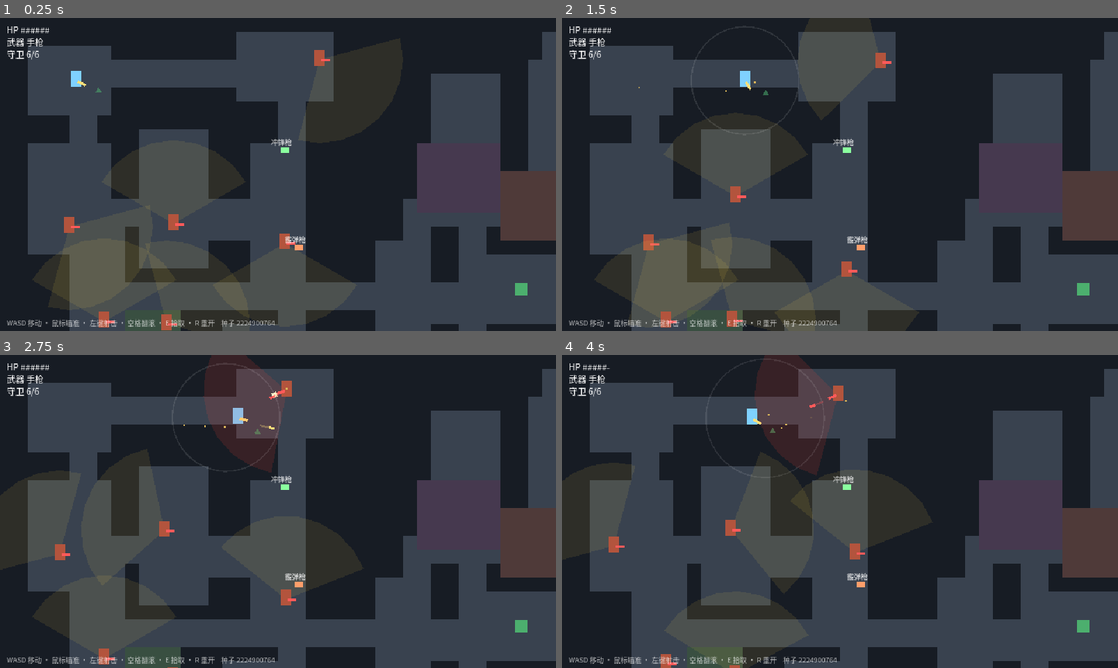
Above: before the commit, frames 1-4 (two rows, left to right).
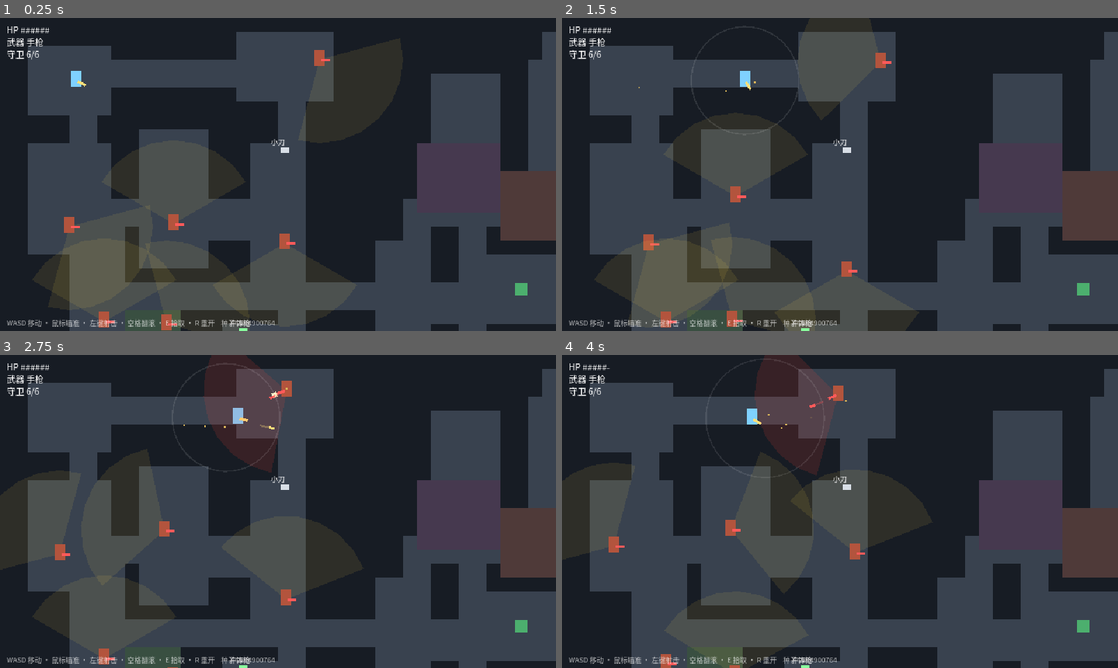
Above: after the commit, the same moments.

Repository: 1qw234e3/squid-rogue
Game: Godot game, scene res://scenes/m0/M0Arena.tscn
The game is run twice, just before and just after one commit, with the same random seed, the same clock (stepped at 60 frames per second) and the same inputs.
Inputs (mouse positions are in pixels of both pictures, inside the frame that each line leads up to):
- Up to frame 1 (0.25 s): no input
- Up to frame 2 (1.5 s): tap Enter at 0.5 s; move the mouse to (962, 158) at 0.52 s; press the mouse at (962, 158) at 0.53 s; hold D (move_right) 0.53-1.25 s; tap Space (roll) at 0.6 s; release the mouse at (962, 158) at 1.25 s; drag from (728, 190) to (1084, 290) at 1.27 s
- Up to frame 3 (2.75 s): move the mouse to (333, 442) at 2.02 s; press the mouse at (333, 442) at 2.03 s; hold D (move_right) from 2.03 s (still down); tap E (interact) at 2.1 s
- Up to frame 4 (4 s): release D (move_right) at 2.75 s; release the mouse at (895, 442) at 2.75 s; drag from (812, 574) to (840, 430) at 2.77 s; move the mouse to (1006, 558) at 3.52 s; press the mouse at (1006, 558) at 3.53 s; hold A (move_left) from 3.53 s (still down)

The runs differ from the first frame. In frame 1, 0.2% of the frame differs, in the area x 17-55%, y 22-100%; in frame 2, 0.2%; in frame 3, 0.2%, in the area x 41-55%, y 23-100%; in frame 4, 0.2%.

Commit message:
[m0] 武器库扩充:步枪+近战(无声) / 枪声重做 / 删出口箭头
- 新武器:步枪(高伤高速精准,noise 160)、小刀(快)、消防斧(慢重,一斧秒守卫)
- 近战 noise=0,接通噪音系统成为无声击杀流核心;扇形判定+不可隔墙砍+挥砍弧光
- 枪声重做:低频方波身体+噪声尾+tanh软削波,手枪/冲锋'砰'、霰弹/步枪'轰';
  新增挥砍与近战命中音
- 地图武器箱改为每局随机3把且近战保底1把;守卫掉落池加入步枪
- 移除出口箭头(试玩反馈:没用)

Co-Authored-By: Claude Fable 5 <noreply@anthropic.com>

Diff:
--- a/scripts/actors/guard.gd
+++ b/scripts/actors/guard.gd
@@ -303,8 +303,9 @@
 	Game.play_sfx_at("kill", global_position)
 	# 40% 掉武器:反杀的核心奖励(设计文档 §3.7)
 	if randf() < 0.4:
+		var drop_pool: Array = [Weapon.SMG, Weapon.SHOTGUN, Weapon.RIFLE]
 		var p := Pickup.new()
-		p.setup(Weapon.SMG if randf() < 0.5 else Weapon.SHOTGUN)
+		p.setup(drop_pool[randi() % drop_pool.size()])
 		get_tree().current_scene.add_child(p)
 		p.global_position = global_position
 	# 尸体占位:一块停留几秒后淡出的色块
--- a/scripts/autoload/game.gd
+++ b/scripts/autoload/game.gd
@@ -4,6 +4,9 @@
 
 const SFX_PATHS := {
 	"shoot": "res://assets/sfx/shoot.wav",
+	"shoot_heavy": "res://assets/sfx/shoot_heavy.wav",
+	"swing": "res://assets/sfx/swing.wav",
+	"melee_hit": "res://assets/sfx/melee_hit.wav",
 	"hit": "res://assets/sfx/hit.wav",
 	"kill": "res://assets/sfx/kill.wav",
 	"roll": "res://assets/sfx/roll.wav",
--- /dev/null
+++ b/scripts/combat/slash_fx.gd
@@ -0,0 +1,23 @@
+extends Node2D
+## 近战挥砍弧光:一道快速淡出的圆弧,半径 = 攻击距离,扫角 = 攻击弧度。
+## 玩家得看见自己打了多大一片,近战判定才不显得玄学。
+
+const DURATION := 0.12
+
+var arc := PI * 0.7
+var range_px := 24.0
+var color := Color.WHITE
+var t := 0.0
+
+
+func _process(delta: float) -> void:
+	t += delta
+	if t >= DURATION:
+		queue_free()
+		return
+	queue_redraw()
+
+
+func _draw() -> void:
+	var k := 1.0 - t / DURATION
+	draw_arc(Vector2.ZERO, range_px, -arc / 2.0, arc / 2.0, 16, Color(color.r, color.g, color.b, 0.55 * k), 3.0)
--- a/scripts/combat/weapon.gd
+++ b/scripts/combat/weapon.gd
@@ -5,23 +5,42 @@
 
 const Bullet := preload("res://scripts/combat/bullet.gd")
 const NoiseRing := preload("res://scripts/combat/noise_ring.gd")
+const SlashFx := preload("res://scripts/combat/slash_fx.gd")
 
-# noise = 枪声噪音半径(设计议题 1.3):圈内守卫会赶来查看。守卫步枪不触发(0)
+# noise = 噪音半径(设计议题 1.3):圈内守卫会赶来查看。
+# 近战 noise=0 —— 无声击杀流的核心,与潜行系统直接挂钩
 const PISTOL := {
 	"name": "手枪", "fire_rate": 4.0, "bullets": 1, "spread": 0.06,
-	"bullet_speed": 280.0, "damage": 1, "shake": 1.5, "noise": 130.0, "color": Color("ffe07a"),
+	"bullet_speed": 280.0, "damage": 1, "shake": 1.5, "noise": 130.0,
+	"sfx": "shoot", "color": Color("ffe07a"),
 }
 const SMG := {
 	"name": "冲锋枪", "fire_rate": 9.0, "bullets": 1, "spread": 0.16,
-	"bullet_speed": 300.0, "damage": 1, "shake": 1.2, "noise": 110.0, "color": Color("8aff9e"),
+	"bullet_speed": 300.0, "damage": 1, "shake": 1.2, "noise": 110.0,
+	"sfx": "shoot", "color": Color("8aff9e"),
 }
 const SHOTGUN := {
 	"name": "霰弹枪", "fire_rate": 1.6, "bullets": 5, "spread": 0.38,
-	"bullet_speed": 250.0, "damage": 1, "shake": 4.0, "noise": 180.0, "color": Color("ff9e6b"),
+	"bullet_speed": 250.0, "damage": 1, "shake": 4.0, "noise": 180.0,
+	"sfx": "shoot_heavy", "color": Color("ff9e6b"),
+}
+const RIFLE := {
+	"name": "步枪", "fire_rate": 2.2, "bullets": 1, "spread": 0.02,
+	"bullet_speed": 420.0, "damage": 2, "shake": 2.5, "noise": 160.0,
+	"sfx": "shoot_heavy", "color": Color("9ecbff"),
 }
 const GUARD_RIFLE := {
 	"name": "守卫步枪", "fire_rate": 1.3, "bullets": 1, "spread": 0.1,
-	"bullet_speed": 190.0, "damage": 1, "shake": 0.0, "noise": 0.0, "color": Color("ff5a5a"),
+	"bullet_speed": 190.0, "damage": 1, "shake": 0.0, "noise": 0.0,
+	"sfx": "shoot_heavy", "color": Color("ff5a5a"),
+}
+const KNIFE := {
+	"name": "小刀", "type": "melee", "fire_rate": 3.5, "damage": 1,
+	"range": 24.0, "arc": PI * 0.7, "shake": 1.0, "noise": 0.0, "color": Color("d8dee6"),
+}
+const AXE := {
+	"name": "消防斧", "type": "melee", "fire_rate": 1.1, "damage": 3,
+	"range": 30.0, "arc": PI * 0.9, "shake": 3.0, "noise": 0.0, "color": Color("ff6b6b"),
 }
 
 var stats := PISTOL
@@ -66,16 +85,20 @@
 	if cooldown > 0.0:
 		return
 	cooldown = 1.0 / (float(stats.fire_rate) * Tune.fire_rate_scale)
+	if str(stats.get("type", "gun")) == "melee":
+		_melee_attack()
+		return
 	for i in int(stats.bullets):
 		var ang: float = rotation + randf_range(-stats.spread, stats.spread)
 		var b := Bullet.new()
 		get_tree().current_scene.add_child(b)
 		b.launch(global_position + Vector2.from_angle(ang) * 12.0, ang, stats, shooter_group, bullet_mask)
 	Game.shake(stats.shake)
+	var sfx := str(stats.get("sfx", "shoot"))
 	if shooter_group == "guards":
-		Game.play_sfx_at("shoot", global_position, 0.8)  # 守卫枪声:带方位 + 低八度
+		Game.play_sfx_at(sfx, global_position, 0.85)  # 守卫枪声:带方位 + 低音调
 	else:
-		Game.play_sfx("shoot")
+		Game.play_sfx(sfx)
 	# 枪声广播噪音事件,并给玩家画出"这一枪谁能听见"的可视化圈
 	var noise := float(stats.get("noise", 0.0))
 	if noise > 0.0:
@@ -87,6 +110,35 @@
 			ring.global_position = global_position
 	_muzzle_flash()
 	_eject_shell()
+
+
+## 近战:扇形范围内、未被墙挡住的敌人全部吃伤害。无枪口火光无抛壳无噪音
+func _melee_attack() -> void:
+	var enemy_group := "guards" if shooter_group == "player" else "player"
+	var dir := Vector2.from_angle(rotation)
+	var reach: float = float(stats.range) + 10.0  # 容差:目标有体积
+	for body in get_tree().get_nodes_in_group(enemy_group):
+		if not (body is Node2D) or not body.has_method("take_damage"):
+			continue
+		var to: Vector2 = body.global_position - global_position
+		if to.length() > reach or absf(dir.angle_to(to)) > float(stats.arc) / 2.0:
+			continue
+		# 不能隔墙砍
+		var params := PhysicsRayQueryParameters2D.create(global_position, body.global_position, 1)
+		if not get_world_2d().direct_space_state.intersect_ray(params).is_empty():
+			continue
+		body.take_damage(stats.damage, to.normalized())
+		Game.hitstop()
+		Game.play_sfx("melee_hit")
+	Game.shake(stats.shake)
+	Game.play_sfx("swing")
+	var slash := SlashFx.new()
+	slash.arc = stats.arc
+	slash.range_px = stats.range
+	slash.color = stats.color
+	get_tree().current_scene.add_child(slash)
+	slash.global_position = global_position
+	slash.rotation = rotation
 
 
 func _muzzle_flash() -> void:
--- a/scripts/m0/exit_arrow.gd
+++ /dev/null
@@ -1,23 +0,0 @@
-extends Node2D
-## 出口方向指示:挂在玩家身上的半透明小箭头。
-## BSP 房间长得都一样,没有它找出口全靠瞎逛,迷路的烦躁会污染手感判断。
-
-var target_pos := Vector2.ZERO
-
-
-func _process(_delta: float) -> void:
-	queue_redraw()
-
-
-func _draw() -> void:
-	var to := target_pos - global_position
-	if to.length() < 120.0:
-		return  # 出口已经进屏,不用指了
-	var dir := to.normalized()
-	var base := dir * 26.0  # 箭头悬在角色外圈
-	var pts := PackedVector2Array([
-		base + dir * 7.0,
-		base + dir.orthogonal() * 3.5,
-		base - dir.orthogonal() * 3.5,
-	])
-	draw_colored_polygon(pts, Color(0.3, 0.69, 0.43, 0.55))
--- a/scripts/m0/m0_arena.gd
+++ b/scripts/m0/m0_arena.gd
@@ -9,7 +9,6 @@
 const PickupScript := preload("res://scripts/combat/pickup.gd")
 const WeaponScript := preload("res://scripts/combat/weapon.gd")
 const ShakeCamera := preload("res://scripts/m0/shake_camera.gd")
-const ExitArrow := preload("res://scripts/m0/exit_arrow.gd")
 
 const CELL := 16
 const GRID_W := 44
@@ -199,10 +198,6 @@
 	add_child(exit)
 	exit.global_position = _cell_center(room.get_center())
 	exit.body_entered.connect(func(_body: Node) -> void: EventBus.exit_reached.emit())
-	# 出口方向箭头挂在玩家身上(设计议题 1.4:没有它找出口全靠瞎逛)
-	var arrow := ExitArrow.new()
-	arrow.target_pos = exit.global_position
-	player.add_child(arrow)
 
 
 func _spawn_guards() -> void:
@@ -219,14 +214,21 @@
 
 
 func _spawn_weapon_crates() -> void:
-	# 迷宫里预放两把强力武器,验证"捡随机武器"的循环
-	var pool := [WeaponScript.SHOTGUN, WeaponScript.SMG]
-	for i in pool.size():
+	# 每局从武器池随机预放 3 把(去重),验证"捡随机武器"的循环;
+	# 近战必出 1 把——无声击杀流不该看运气脸色
+	var melee_pool: Array = [WeaponScript.KNIFE, WeaponScript.AXE]
+	var gun_pool: Array = [WeaponScript.SHOTGUN, WeaponScript.SMG, WeaponScript.RIFLE]
+	var picks: Array = [melee_pool[rng.randi_range(0, melee_pool.size() - 1)]]
+	for i in 2:
+		var pick = gun_pool[rng.randi_range(0, gun_pool.size() - 1)]
+		gun_pool.erase(pick)
+		picks.append(pick)
+	for stats in picks:
 		if rooms.size() < 3:
 			break
 		var room: Rect2i = rooms[rng.randi_range(1, rooms.size() - 2)]
 		var p := PickupScript.new()
-		p.setup(pool[i])
+		p.setup(stats)
 		add_child(p)
 		p.global_position = _random_floor_in_room(room)
 
Not shown, added: scripts/combat/noise_ring.gd.uid
Not shown, added: scripts/combat/slash_fx.gd.uid
Not shown, added: assets/sfx/melee_hit.wav
Not shown, changed: assets/sfx/shoot.wav
Not shown, added: assets/sfx/shoot_heavy.wav
Not shown, added: assets/sfx/swing.wav
